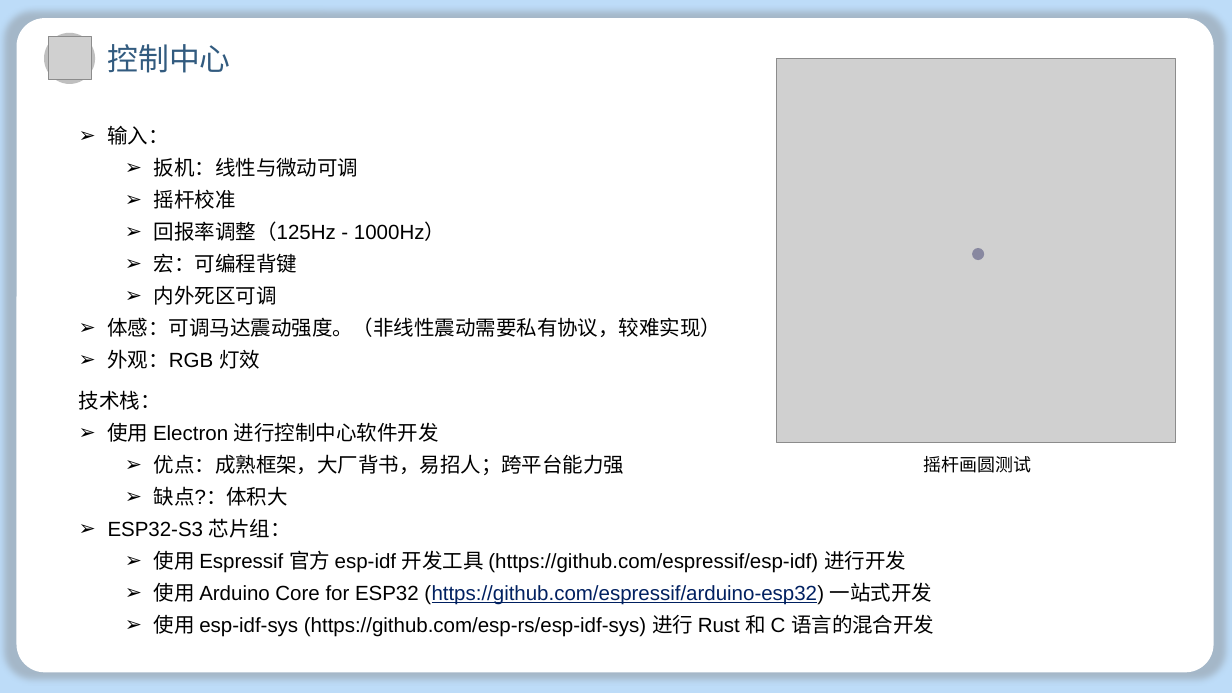
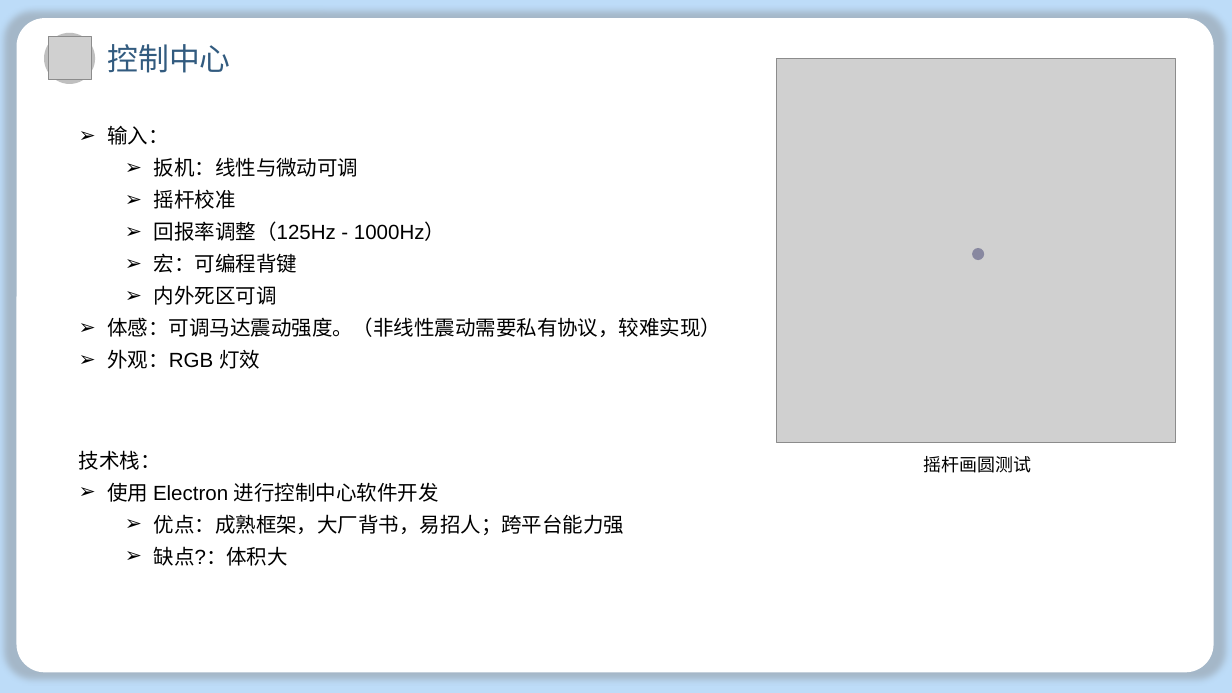
Before and after one commit to lxl66566/my-college-files, a slide deck: slide 11 of 信息科学与工程学院/信息技术工程导论/软件设计.pptx. Drawn at 1232x693 pixels with LibreOffice and Linux fonts; fonts in the diff are those of the drawing; grey boxes stand for pictures; background and template pictures are left out. Boxes give left, top, right and bottom in pixels: in the first picture for what was removed or moved away, otherwise in the second. Text is boxed around its words. In the diff, an @@ line names an element or a change of style, - is before the commit and + after.

```diff
--- a/信息科学与工程学院/信息技术工程导论/软件设计.pptx
+++ b/信息科学与工程学院/信息技术工程导论/软件设计.pptx
@@ text "技术栈：": place and size @@
-text "技术栈：" at [79,390,934,637]
+text "技术栈：" at [79,450,625,566]
@@ text at [108,518,934,637]: paragraphs removed @@
-➢ ESP32-S3 芯片组：
-  ➢ 使用 Espressif 官方 esp-idf 开发工具 (https://github.com/espressif/esp-idf) 进行开发
-  ➢ 使用 Arduino Core for ESP32 (https://github.com/espressif/arduino-esp32) 一站式开发
-  ➢ 使用 esp-idf-sys (https://github.com/esp-rs/esp-idf-sys) 进行 Rust 和 C 语言的混合开发
```
Also in this commit, not shown: 6 other files.
